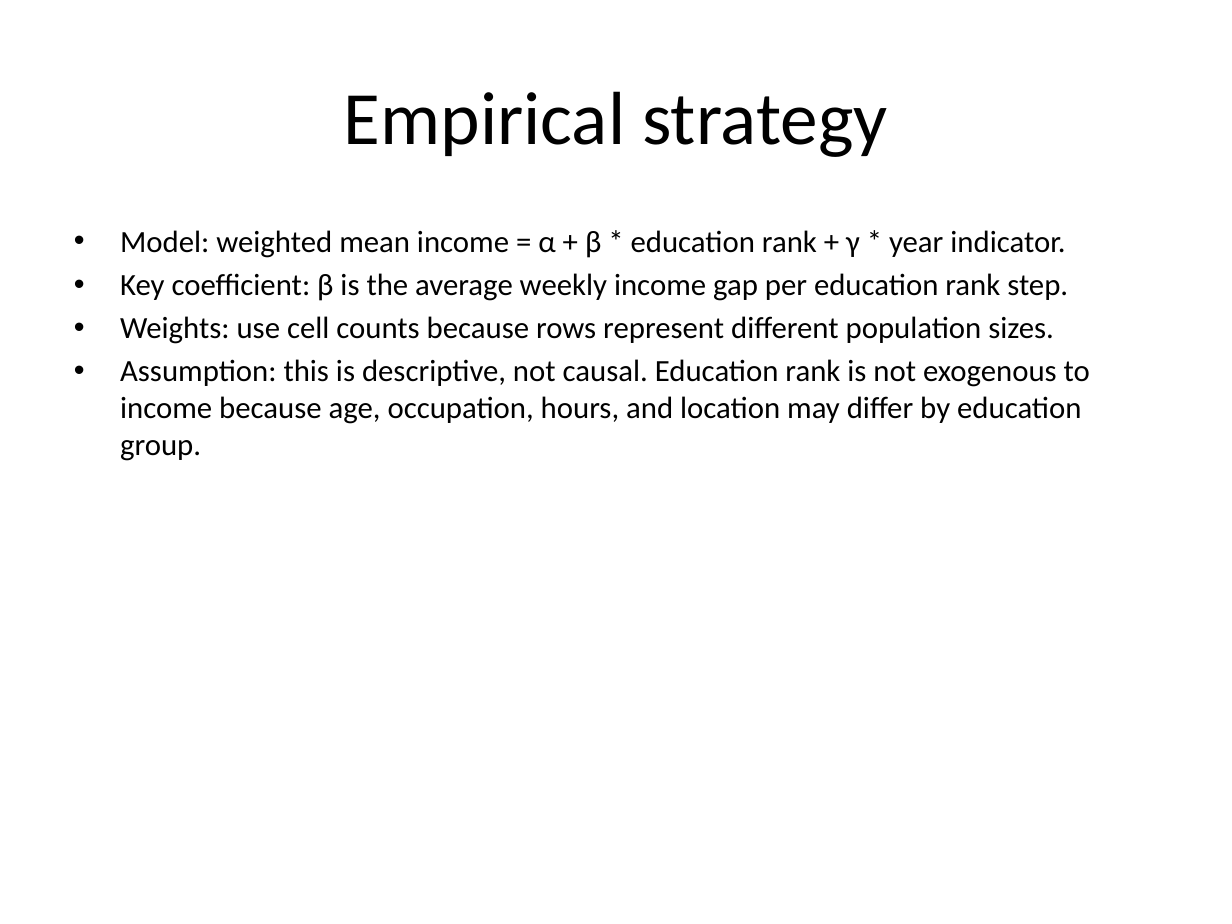
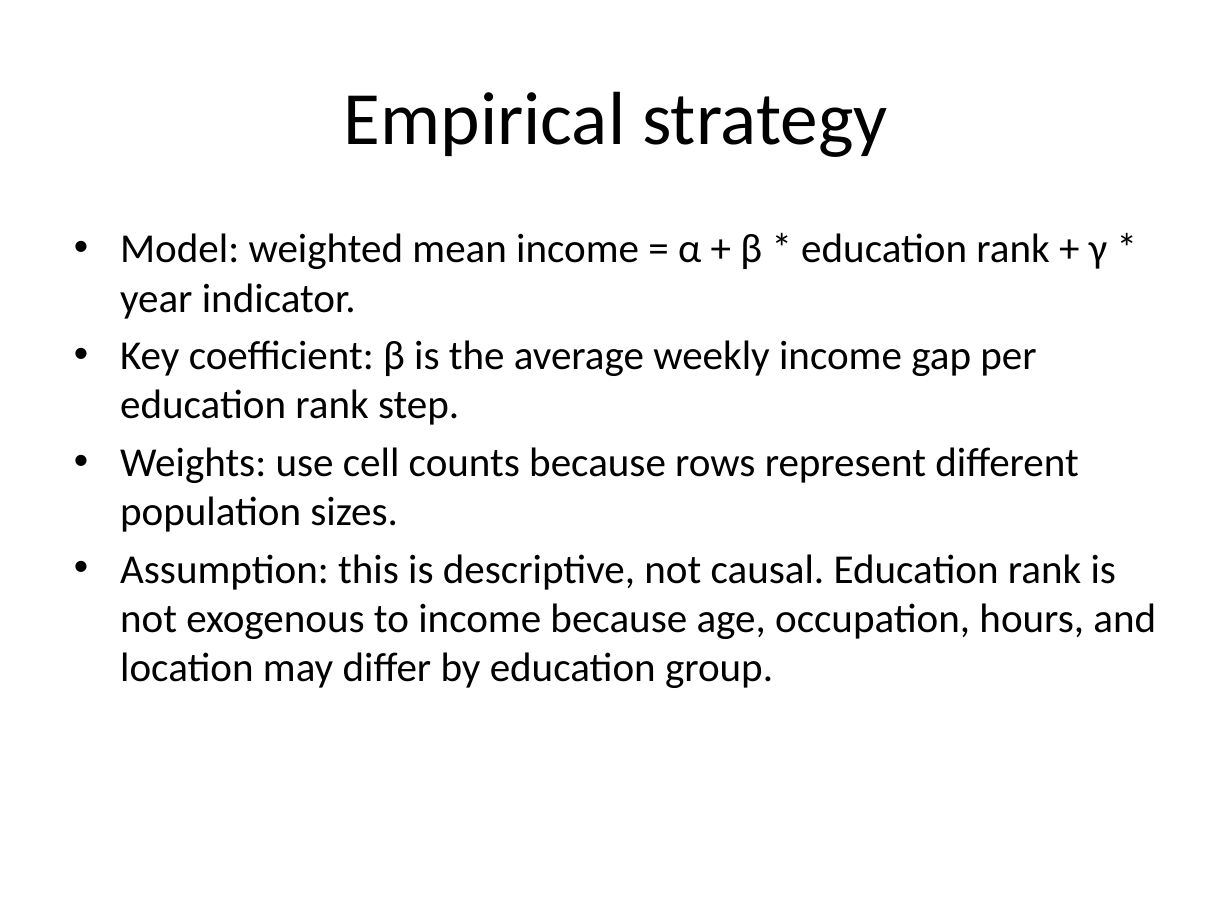
Before and after one commit to glew0008/ecc3479-project, a slide deck: slide 4 of slides/Education_and_Income_Presentation_cleaned.pptx. Drawn at 1232x924 pixels with LibreOffice and Linux fonts; fonts in the diff are those of the drawing. Boxes give left, top, right and bottom in pixels: in the first picture for what was removed or moved away, otherwise in the second. Text is boxed around its words. In the diff, an @@ line names an element or a change of style, - is before the commit and + after.

```diff
--- a/slides/Education_and_Income_Presentation_cleaned.pptx
+++ b/slides/Education_and_Income_Presentation_cleaned.pptx
@@ text "Model: weighted mean income = ..." at <box>120,233,1156,688</box>: size 18 to 24 pt; more space between paragraphs @@
```
Also in this commit, not shown: 7 other slides changed, 1 slide added, 3 slides removed.
